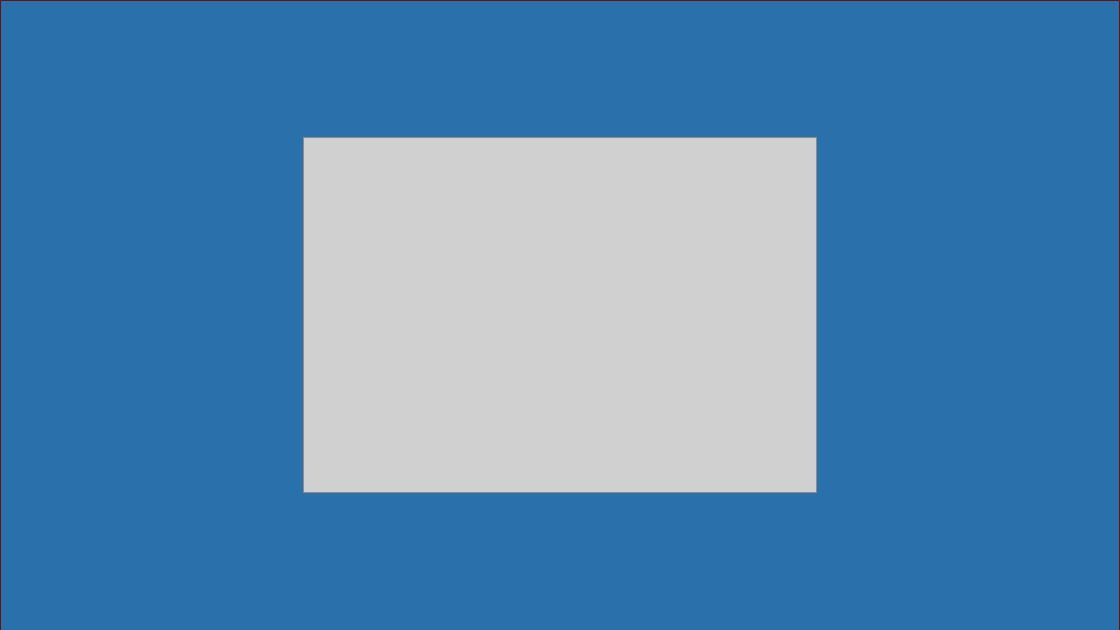
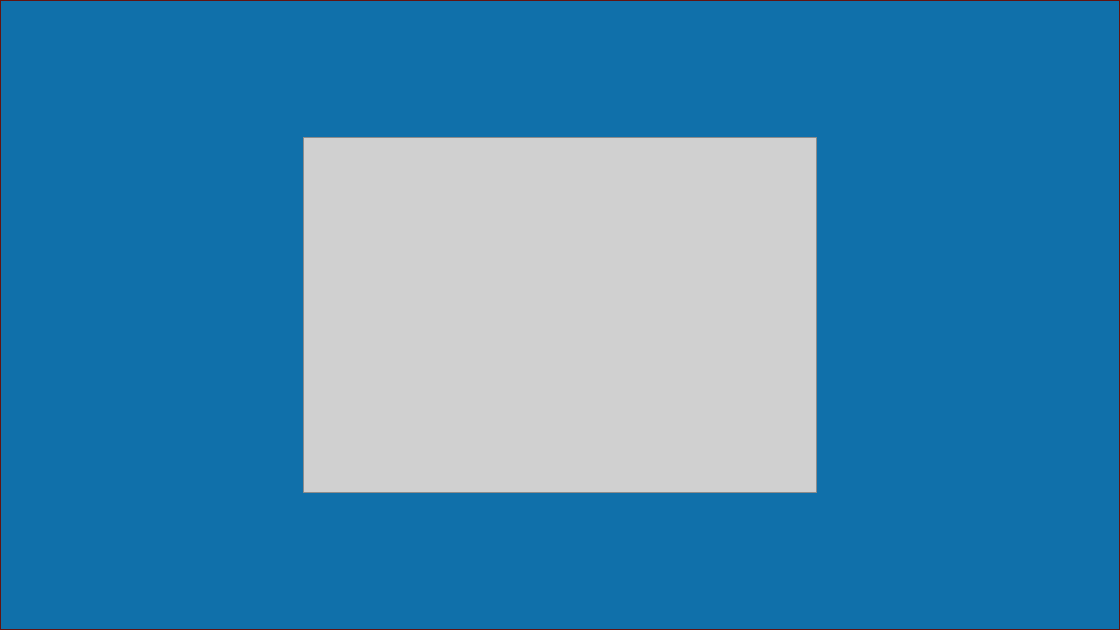
Before and after one commit to CTH-npitx/Presentations, a slide deck: slide 6 of Current Presentation/Spring 2026.pptx. Drawn at 1120x630 pixels with LibreOffice and Linux fonts; fonts in the diff are those of the drawing; grey boxes stand for pictures; background and template pictures are left out. Boxes give left, top, right and bottom in pixels: in the first picture for what was removed or moved away, otherwise in the second. Text is boxed around its words. In the diff, an @@ line names an element or a change of style, - is before the commit and + after.

Commit message:
Update Spring 2026.pptx
BsOD image with help of AI

```diff
--- a/Current Presentation/Spring 2026.pptx
+++ b/Current Presentation/Spring 2026.pptx
@@ rectangle at (0, 0, 1120, 630): fill #2A71AC to #1070AA @@
```
